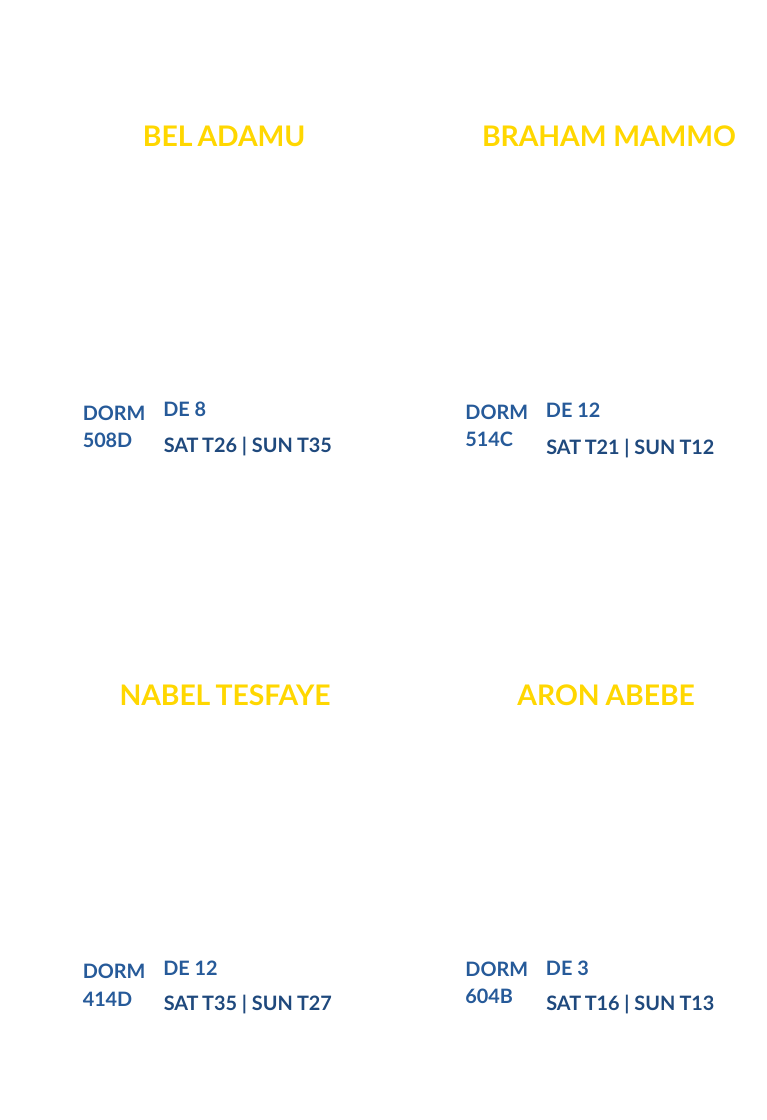
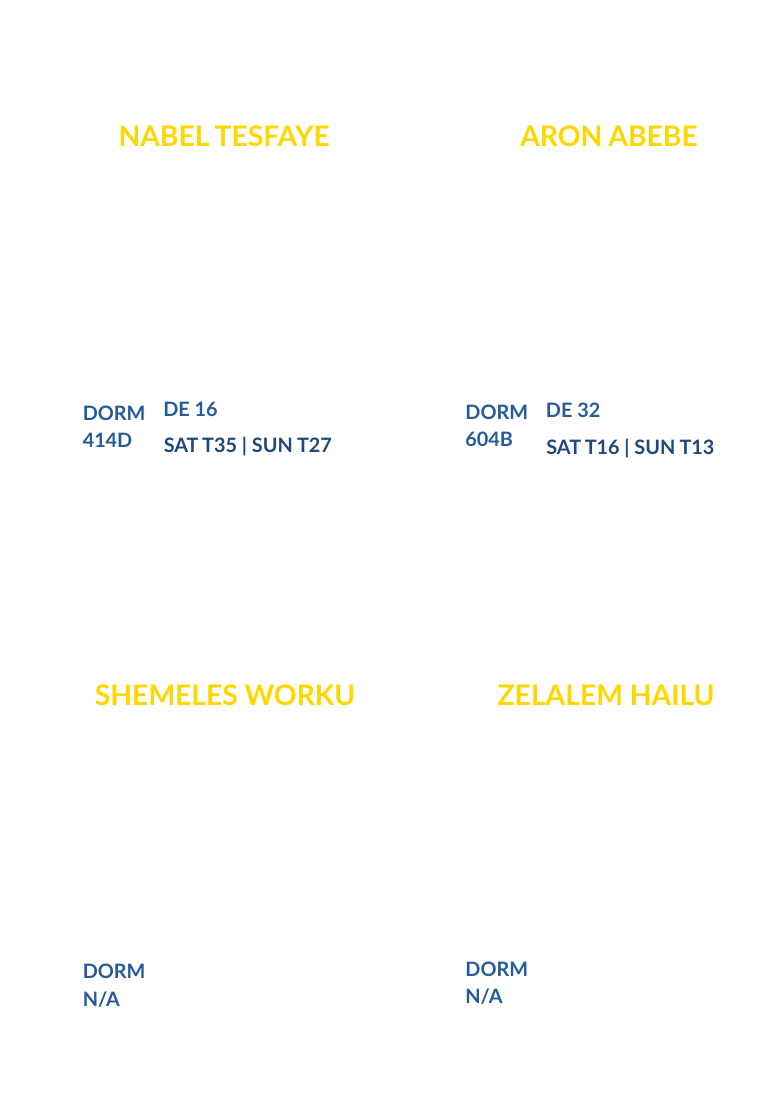
Before and after one commit to nahom8423/campusministry, a slide deck: slide 79 of output/badges/filled_badges.pptx (slide 82 before the commit). Drawn at 767x1120 pixels with LibreOffice and Linux fonts; fonts in the diff are those of the drawing; background and template pictures are left out. Boxes give left, top, right and bottom in pixels: in the first picture for what was removed or moved away, otherwise in the second. Text is boxed around its words. In the diff, an @@ line names an element or a change of style, - is before the commit and + after.

```diff
--- a/output/badges/filled_badges.pptx
+++ b/output/badges/filled_badges.pptx
@@ text at (x1=119, y1=125, x2=330, y2=147): text changed @@
-BEL ADAMU
+NABEL TESFAYE
@@ text at (x1=520, y1=125, x2=697, y2=147): text changed @@
-BRAHAM MAMMO
+ARON ABEBE
@@ text at (x1=163, y1=401, x2=218, y2=416): text changed @@
-DE 8
+DE 16
@@ text at (x1=546, y1=402, x2=600, y2=417): text changed @@
-DE 12
+DE 32
@@ text at (x1=83, y1=432, x2=133, y2=447): text changed @@
-508D
+414D
@@ text at (x1=164, y1=437, x2=332, y2=452): text changed @@
-SAT T26 | SUN T35
+SAT T35 | SUN T27
@@ text at (x1=465, y1=431, x2=513, y2=446): text changed @@
-514C
+604B
@@ text at (x1=546, y1=439, x2=715, y2=454): text changed @@
-SAT T21 | SUN T12
+SAT T16 | SUN T13
@@ text at (x1=95, y1=684, x2=356, y2=706): text changed @@
-NABEL TESFAYE
+SHEMELES WORKU
@@ text at (x1=498, y1=684, x2=715, y2=706): text changed @@
-ARON ABEBE
+ZELALEM HAILU
@@ text removed at (x1=163, y1=960, x2=218, y2=975) @@
-DE 12
@@ text at (x1=465, y1=988, x2=502, y2=1004): text changed @@
-604B
+N/A
@@ text removed at (x1=546, y1=960, x2=589, y2=975) @@
-DE 3
@@ text at (x1=83, y1=991, x2=120, y2=1007): text changed @@
-414D
+N/A
@@ text removed at (x1=164, y1=995, x2=332, y2=1010) @@
-SAT T35 | SUN T27
@@ text removed at (x1=546, y1=995, x2=715, y2=1010) @@
-SAT T16 | SUN T13
```
Also in this commit, not shown: 82 other slides changed, 3 slides removed, 22 other files.
